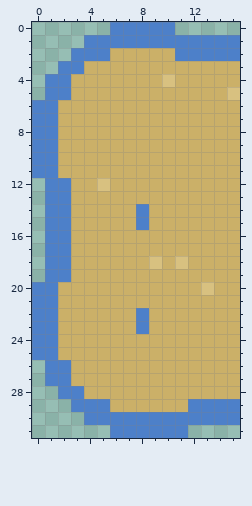
Pixel-art sprite, stored at data/tilesets/secondary/islandgame_oranna_cheriport/porytiles-data/anim/sand_water_edge/06.png. Above: the version before the commit.
The file is 16x32 pixels.
After the commit:
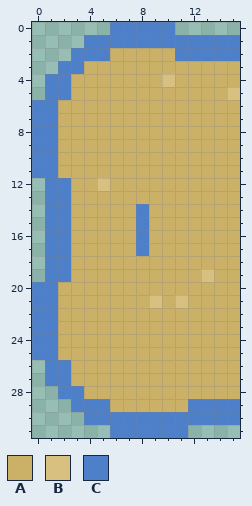
Palette (. is transparent): A #cbb068  B #d8c180  C #4d80c9
Difference:
Colour A replaces colour B in row 18 at x 9 and 11; in row 20 at x 13.
Colour A replaces colour C in rows 22 to 23 at x 8.
Colour B replaces colour A in row 19 at x 13; in row 21 at x 9 and 11.
Colour C replaces colour A in rows 16 to 17 at x 8.
Boxes around the changes in both pictures, in picture pixels (x1, y1, x2, y2):
changed: (136, 230, 214, 334)
